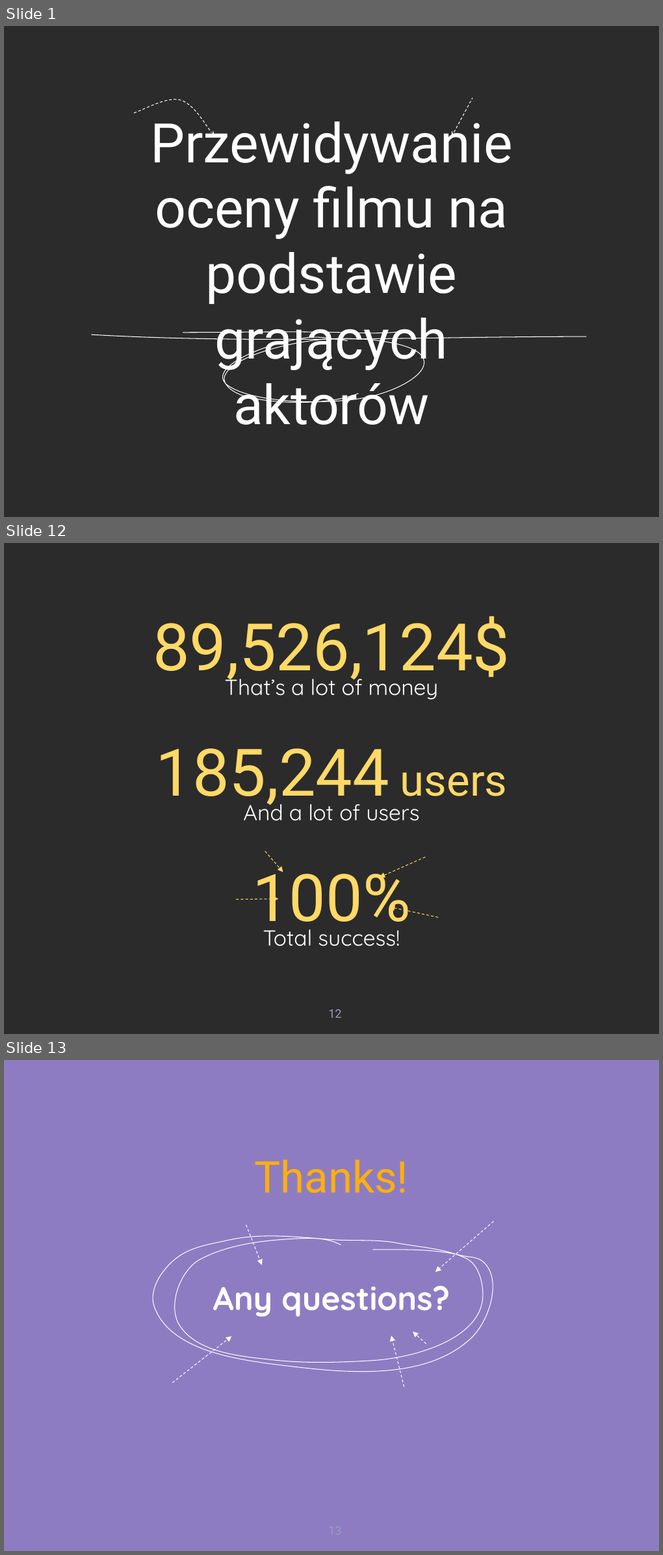
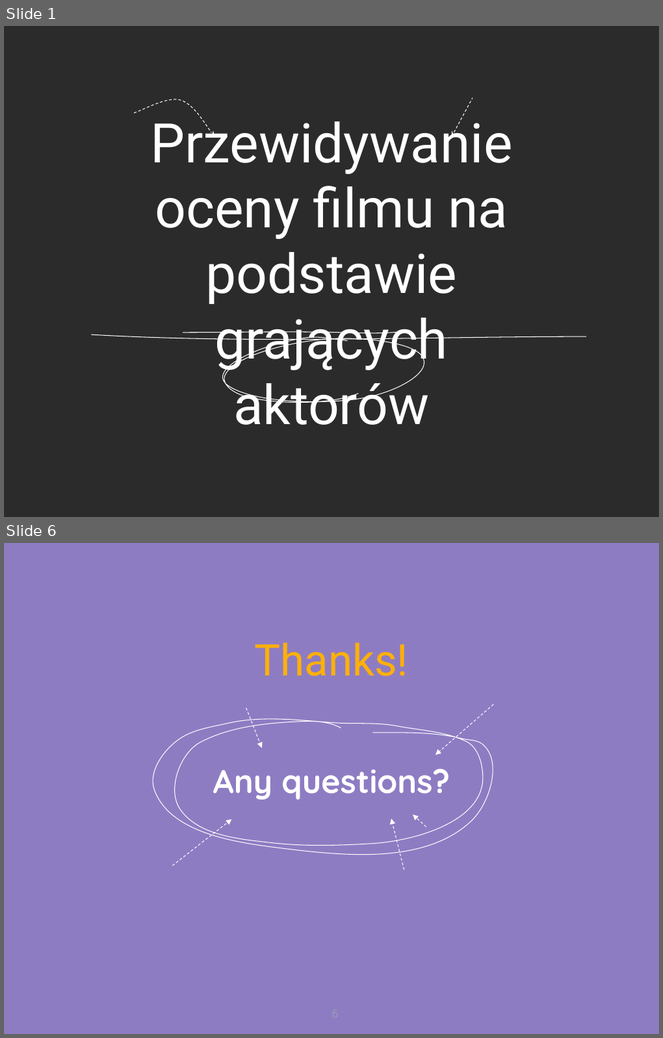
Before and after one commit to codevibess/MOW-SN, a slide deck: Presentation.pptx. Shown one above the other, each under a label of ours: slides 1, 12 and 13 before the commit, slides 1 and 6 after it; the slides between them are not shown. The pictures are 663x1555 and 663x1038 pixels, drawn with LibreOffice and Linux fonts; fonts in the diff are those of the drawing; background and template pictures are left out; a plain dark background stands for a picture behind light text. Boxes give left, top, right and bottom in pixels: in the first picture for what was removed or moved away, otherwise in the second. Text is boxed around its words. In the diff, an @@ line names an element or a change of style, - is before the commit and + after.

```diff
--- a/Presentation.pptx
+++ b/Presentation.pptx
@@ slide 12 removed at (4, 543, 659, 1034), background picture (left out) @@
@@ title removed at (153, 616, 510, 686) @@
-89,526,124$
@@ subtitle removed at (225, 673, 439, 700) @@
-That’s a lot of money
@@ title removed at (155, 748, 508, 811) @@
-185,244 users
@@ subtitle removed at (243, 798, 419, 821) @@
-And a lot of users
@@ arrow removed from (265, 852) to (283, 873) @@
@@ title removed at (252, 862, 411, 937) @@
-100%
@@ arrow removed from (425, 858) to (380, 878) @@
@@ arrow removed from (236, 899) to (278, 899) @@
@@ arrow removed from (438, 918) to (389, 907) @@
@@ subtitle removed at (263, 930, 400, 947) @@
-Total success!
@@ page number removed at (328, 1010, 341, 1018) @@
-12
@@ what was slide 13 is now slide 6 @@
@@ page number at (316, 1001, 355, 1029): text changed @@
-13
+6
```
Also in this commit, not shown: 3 slides changed, 1 slide added, 7 other slides removed.
